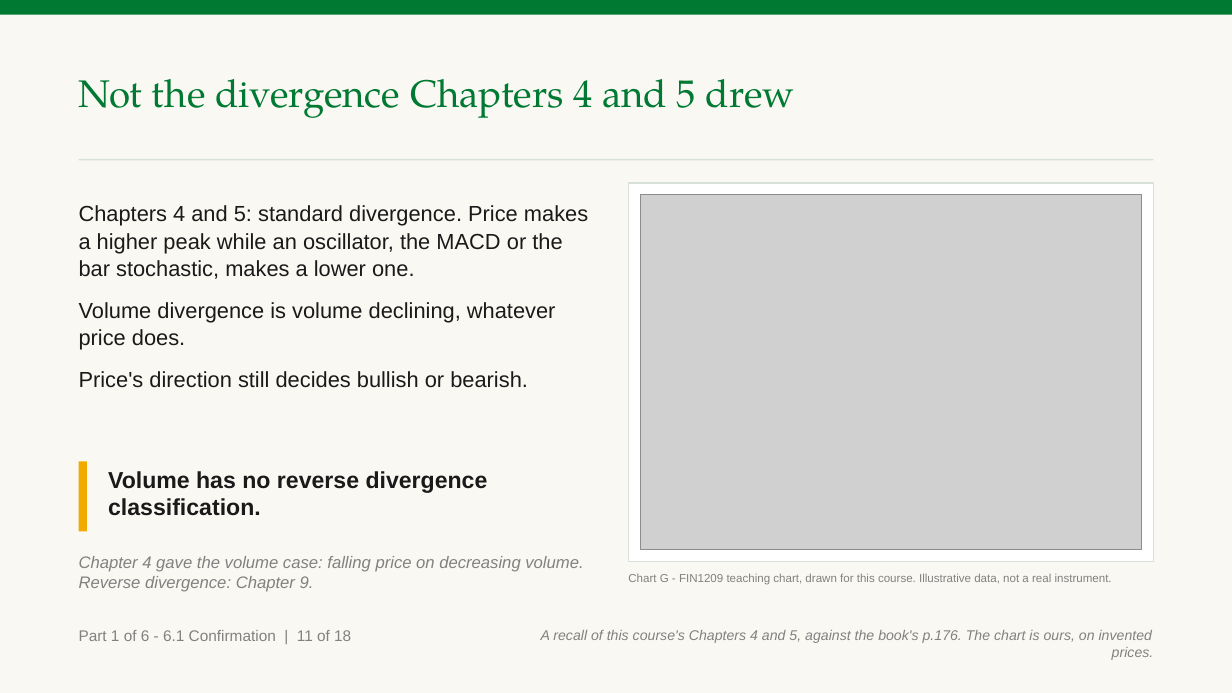
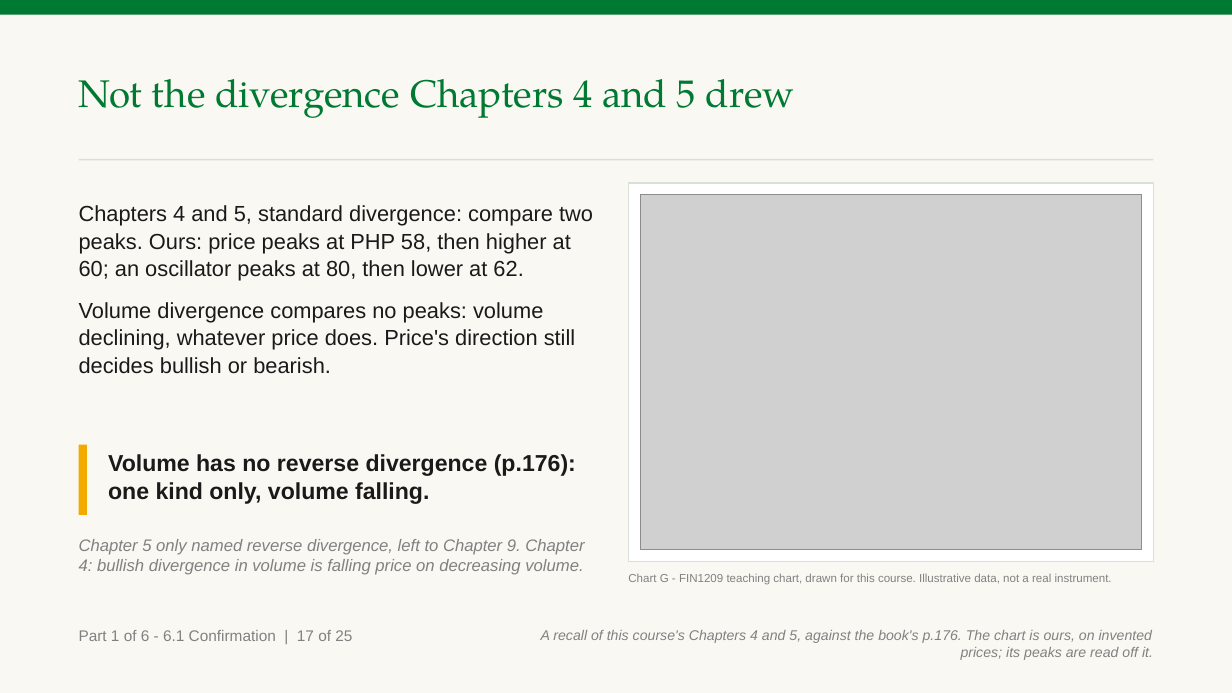
Before and after one commit to benjiesotelo-sudo/Telos_FIN1209, a slide deck: slide 22 of chapter-06/FIN1209-Chapter-06.pptx (slide 16 before the commit). Drawn at 1232x693 pixels with LibreOffice and Linux fonts; fonts in the diff are those of the drawing; grey boxes stand for pictures. Boxes give left, top, right and bottom in pixels: in the first picture for what was removed or moved away, otherwise in the second. Text is boxed around its words. In the diff, an @@ line names an element or a change of style, - is before the commit and + after.

```diff
--- a/chapter-06/FIN1209-Chapter-06.pptx
+++ b/chapter-06/FIN1209-Chapter-06.pptx
@@ text at [79, 205, 593, 374]: text changed @@
-Chapters 4 and 5: standard divergence. Price makes a higher peak while an oscillator, the MACD or the bar stochastic, makes a lower one.
-Volume divergence is volume declining, whatever price does.
-Price's direction still decides bullish or bearish.
+Chapters 4 and 5, standard divergence: compare two peaks. Ours: price peaks at PHP 58, then higher at 60; an oscillator peaks at 80, then lower at 62.
+Volume divergence compares no peaks: volume declining, whatever price does. Price's direction still decides bullish or bearish.
@@ rectangle: place and size @@
-rectangle at [79, 461, 87, 531]
+rectangle at [79, 445, 87, 515]
@@ text at [108, 454, 576, 504]: text changed @@
-Volume has no reverse divergence classification.
+Volume has no reverse divergence (p.176): one kind only, volume falling.
@@ text at [79, 539, 584, 575]: text changed @@
-Chapter 4 gave the volume case: falling price on decreasing volume. Reverse divergence: Chapter 9.
+Chapter 5 only named reverse divergence, left to Chapter 9. Chapter 4: bullish divergence in volume is falling price on decreasing volume.
@@ text at [79, 630, 352, 641]: text changed @@
-Part 1 of 6 - 6.1 Confirmation | 11 of 18
+Part 1 of 6 - 6.1 Confirmation | 17 of 25
@@ text at [541, 630, 1153, 660]: text changed @@
-A recall of this course's Chapters 4 and 5, against the book's p.176. The chart is ours, on invented prices.
+A recall of this course's Chapters 4 and 5, against the book's p.176. The chart is ours, on invented prices; its peaks are read off it.
```
Also in this commit, not shown: 21 other slides changed, 7 slides added, 3 other files.
